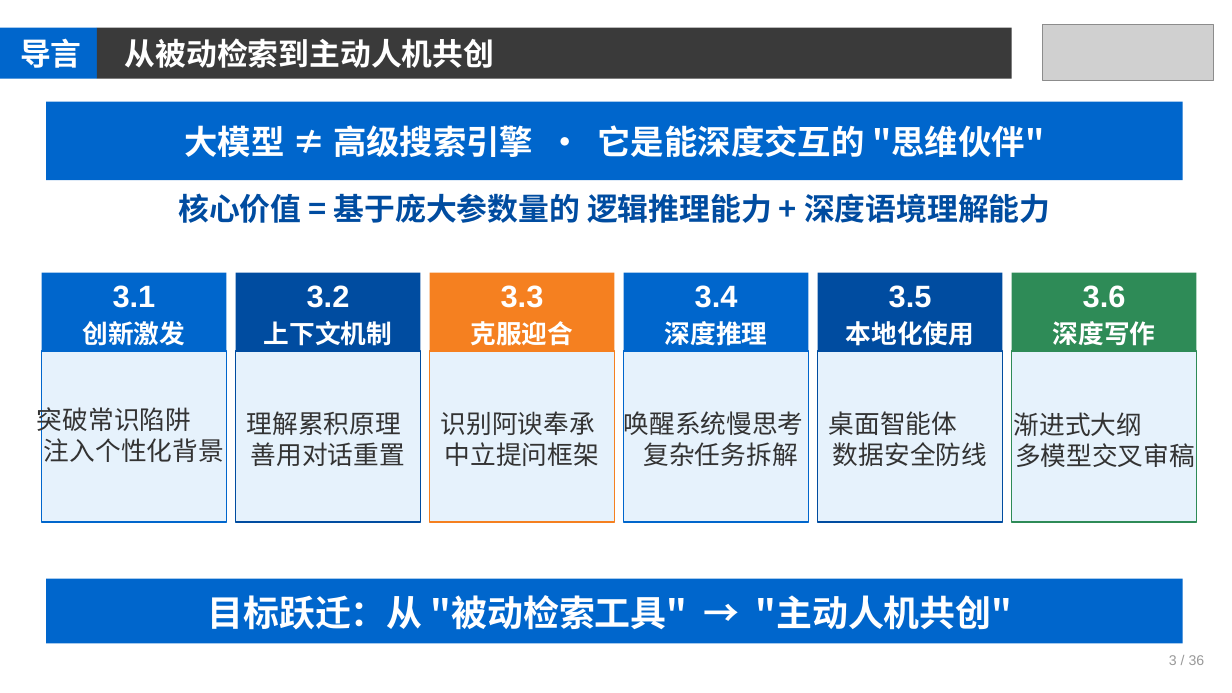
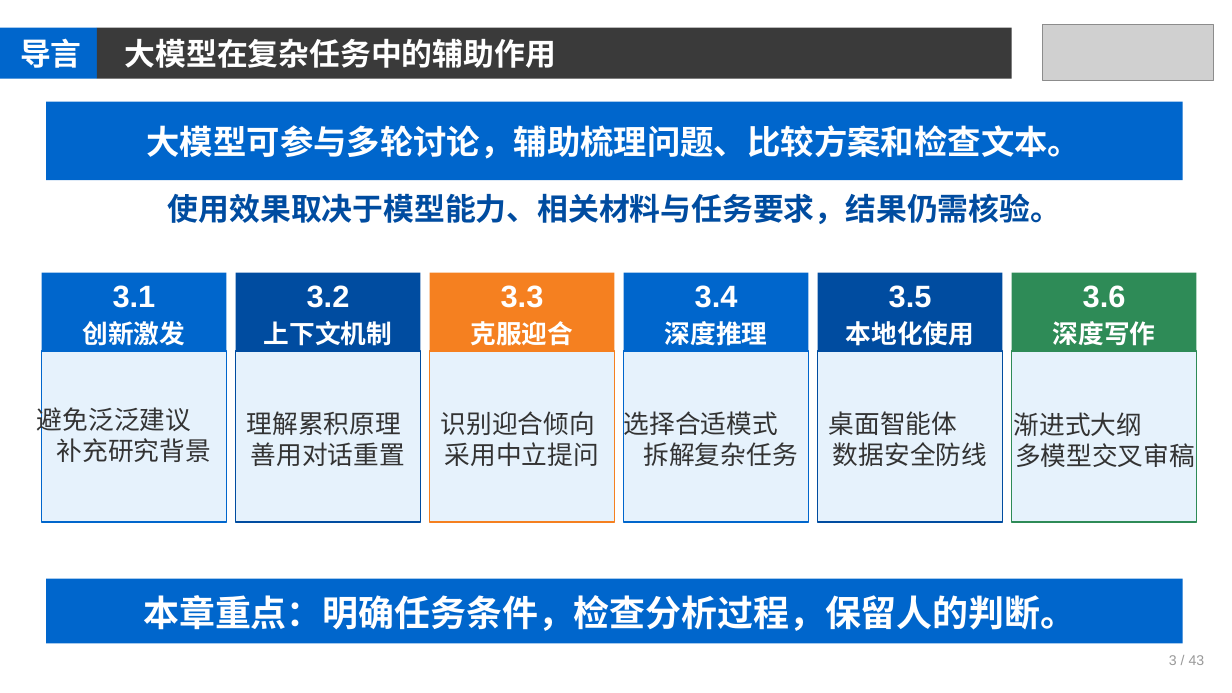
Before and after one commit to jpqiang/AIGC, a slide deck: slide 3 of 课件/第3章.pptx. Drawn at 1232x693 pixels with LibreOffice and Linux fonts; fonts in the diff are those of the drawing; grey boxes stand for pictures. Boxes give left, top, right and bottom in pixels: in the first picture for what was removed or moved away, otherwise in the second. Text is boxed around its words. In the diff, an @@ line names an element or a change of style, - is before the commit and + after.

```diff
--- a/课件/第3章.pptx
+++ b/课件/第3章.pptx
@@ text at <box>125,39,556,68</box>: text changed @@
-从被动检索到主动人机共创
+大模型在复杂任务中的辅助作用
@@ text at <box>147,125,1082,159</box>: text changed @@
-大模型 ≠ 高级搜索引擎 · 它是能深度交互的 "思维伙伴"
+大模型可参与多轮讨论，辅助梳理问题、比较方案和检查文本。
@@ text at <box>168,193,1061,224</box>: text changed @@
-核心价值 = 基于庞大参数量的 逻辑推理能力 + 深度语境理解能力
+使用效果取决于模型能力、相关材料与任务要求，结果仍需核验。
@@ text at <box>37,403,211,462</box>: text changed @@
-突破常识陷阱
-注入个性化背景
+避免泛泛建议
+补充研究背景
@@ text at <box>441,411,599,466</box>: text changed @@
-识别阿谀奉承
-中立提问框架
+识别迎合倾向
+采用中立提问
@@ text at <box>624,411,798,466</box>: text changed @@
-唤醒系统慢思考
-复杂任务拆解
+选择合适模式
+拆解复杂任务
@@ text at <box>143,595,1076,631</box>: text changed @@
-目标跃迁：从 "被动检索工具" → "主动人机共创"
+本章重点：明确任务条件，检查分析过程，保留人的判断。
@@ text at <box>1169,655,1205,665</box>: text changed @@
-3 / 36
+3 / 43
```
Also in this commit, not shown: 40 other slides changed, 1 other file.
